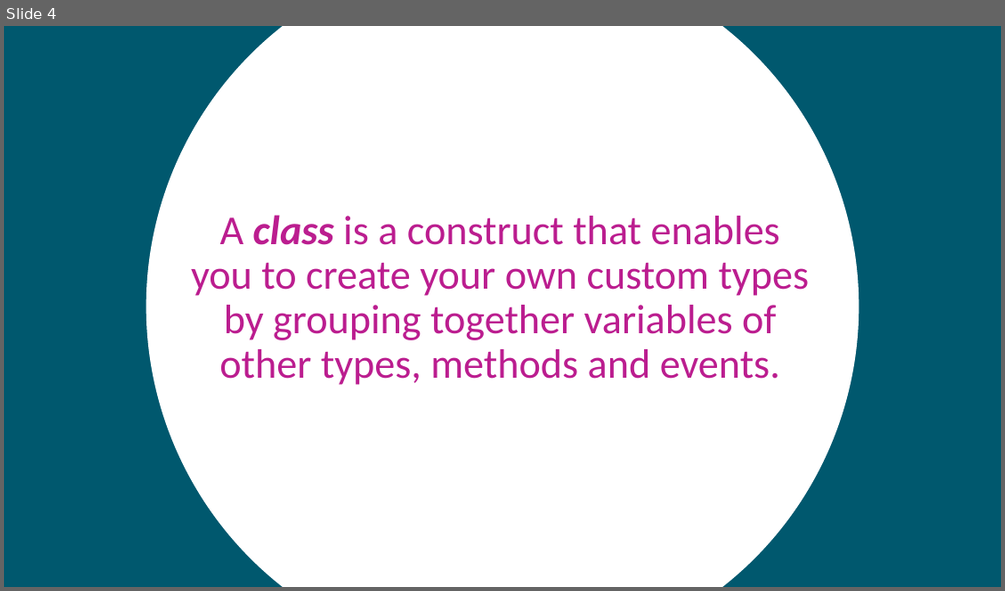
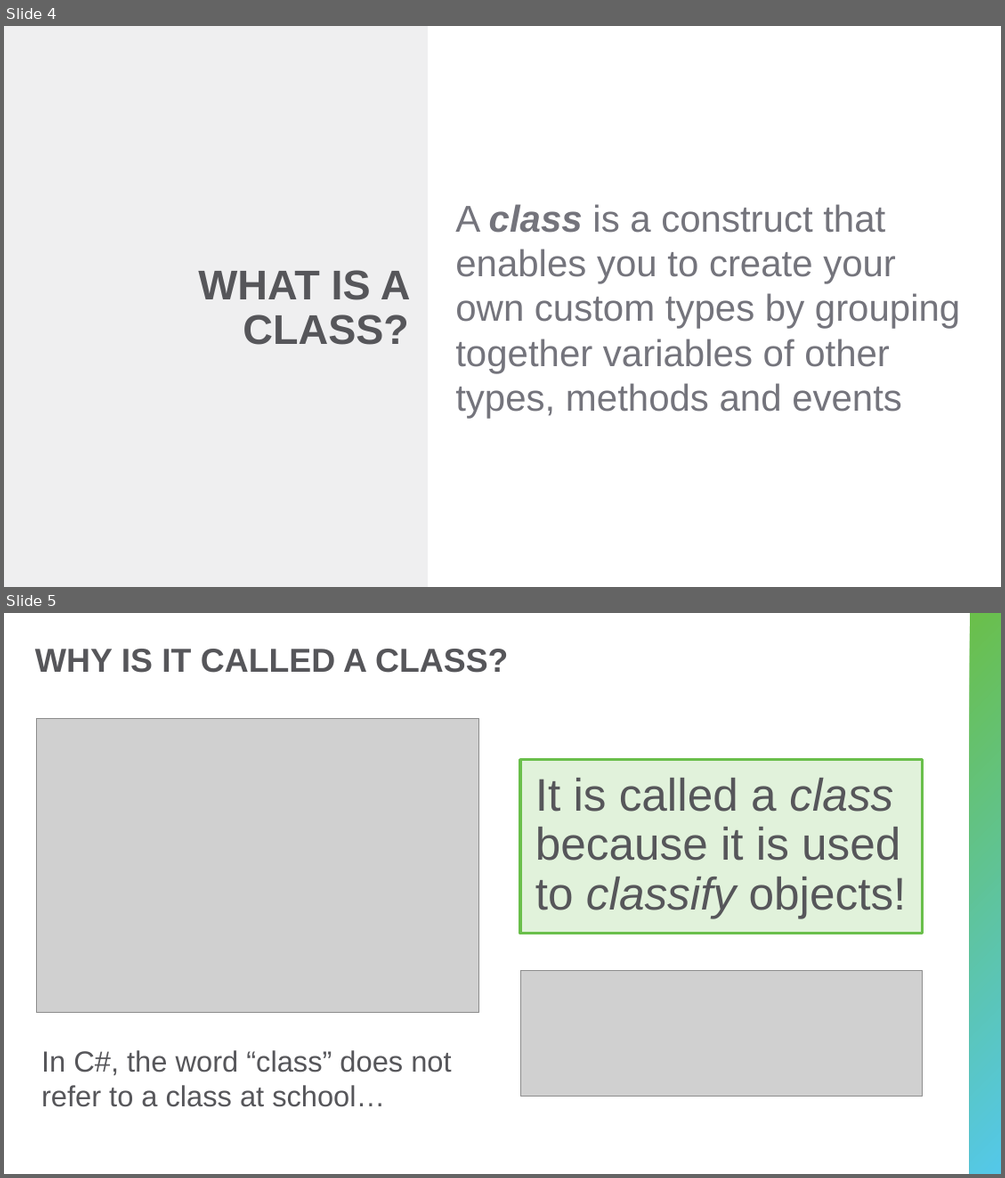
Before and after one commit to hytechclub/cs-102, a slide deck: ClassesIntroduction/ClassesIntro.pptx. Shown one above the other, each under a label of ours: slide 4 before the commit, slides 4 and 5 after it. The pictures are 1005x591 and 1005x1178 pixels, drawn with LibreOffice and Linux fonts; fonts in the diff are those of the drawing; grey boxes stand for pictures. Boxes give left, top, right and bottom in pixels: in the first picture for what was removed or moved away, otherwise in the second. Text is boxed around its words. In the diff, an @@ line names an element or a change of style, - is before the commit and + after.

Commit message:
update classes powerpoint

```diff
--- a/ClassesIntroduction/ClassesIntro.pptx
+++ b/ClassesIntroduction/ClassesIntro.pptx
@@ slide 5 added at bbox=[4, 613, 1001, 1174], background #FFFFFF @@
@@ rectangle added at bbox=[971, 613, 1001, 1174], fill gradient #6ABF4B to #54C8E8 @@
@@ title added at bbox=[35, 649, 508, 673], 32 pt, text #56565A, bold @@
+WHY IS IT CALLED A CLASS?
@@ picture added at bbox=[37, 718, 479, 1013] @@
@@ rectangle added at bbox=[521, 760, 923, 933], fill #E1F2DB, outline #6ABF4B 3 pt, 44 pt, text #56565A @@
+It is called a class because it is used to classify objects!
@@ picture added at bbox=[521, 971, 923, 1096] @@
@@ text added at bbox=[41, 1050, 451, 1107], 28 pt, text #56565A @@
+In C#, the word “class” does not refer to a class at school…
@@ slide 4 changed as well @@
@@ background #00586E to #FFFFFF @@
@@ rectangle added at bbox=[4, 26, 428, 587], fill #EFEFF0 @@
@@ ellipse removed at bbox=[146, 26, 858, 587] @@
@@ text at bbox=[455, 204, 960, 418]: text changed; size 39.6 to 36 pt; font Calibri to Arial; text colour #BB1D8F to #74747C @@
-A class is a construct that enables you to create your own custom types by grouping together variables of other types, methods and events.
+A class is a construct that enables you to create your own custom types by grouping together variables of other types, methods and events
@@ title added at bbox=[198, 270, 411, 345], 40 pt, text #56565A, bold @@
+WHAT IS A CLASS?
```
Also in this commit, not shown: 6 other slides changed, 6 other slides added, 3 slides removed.
